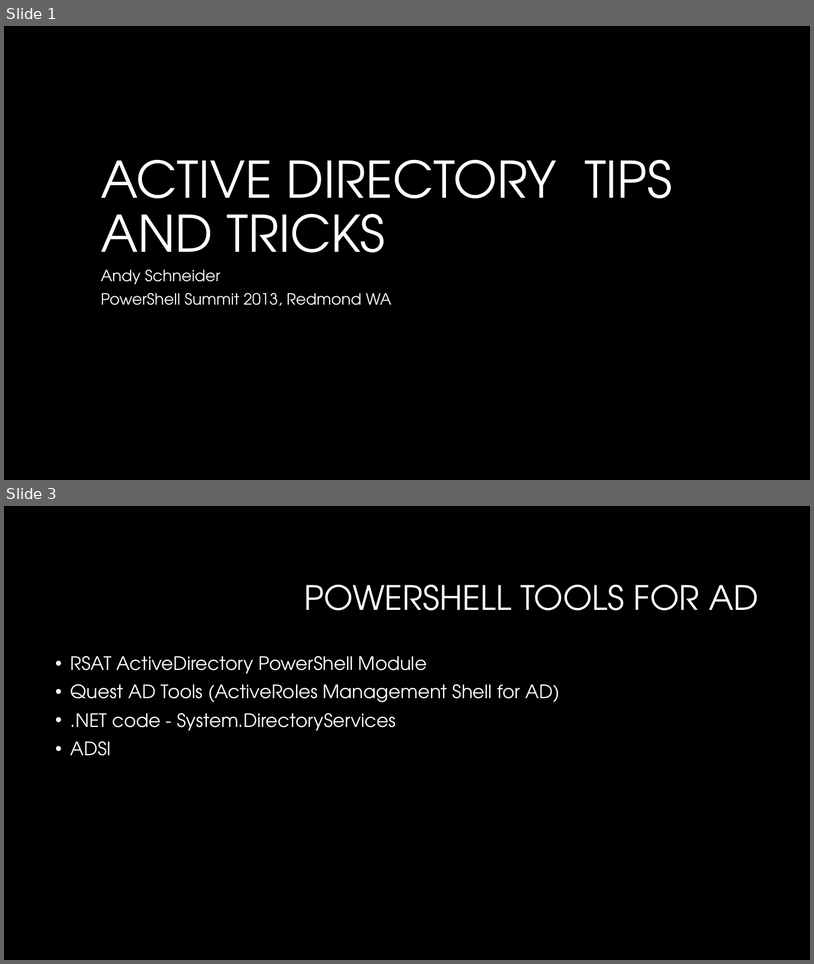
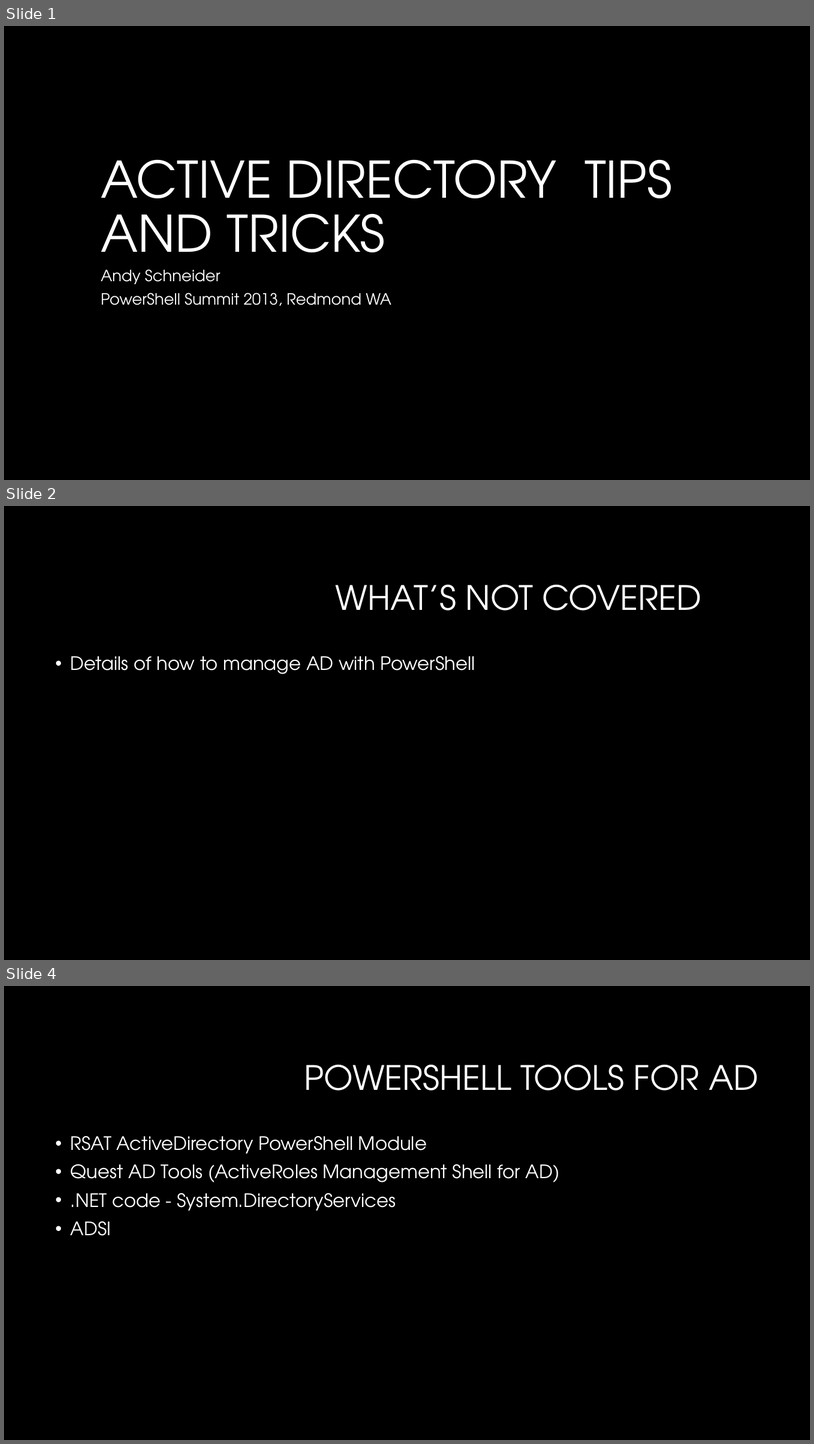
Before and after one commit to AndySchneiderDev-zz/PowerShellSummit, a slide deck: PS Summit AD Tips and Tricks.pptx. Shown one above the other, each under a label of ours: slides 1 and 3 before the commit, slides 1, 2 and 4 after it; the slides between them are not shown. The pictures are 814x964 and 814x1444 pixels, drawn with LibreOffice and Linux fonts; fonts in the diff are those of the drawing; background and template pictures are left out. Boxes give left, top, right and bottom in pixels: in the first picture for what was removed or moved away, otherwise in the second. Text is boxed around its words. In the diff, an @@ line names an element or a change of style, - is before the commit and + after.

```diff
--- a/PS Summit AD Tips and Tricks.pptx
+++ b/PS Summit AD Tips and Tricks.pptx
@@ slide 2 added at <box>4,506,810,960</box>, background #000000 @@
@@ title added at <box>336,585,702,610</box>, 40 pt, text #FFFFFF @@
+WHAT’S NOT COVERED
@@ text added at <box>71,656,476,674</box>, 22 pt, text #FFFFFF @@
+• Details of how to manage AD with PowerShell
@@ what was slide 3 is now slide 4 @@
```
Also in this commit, not shown: 2 slides changed.
